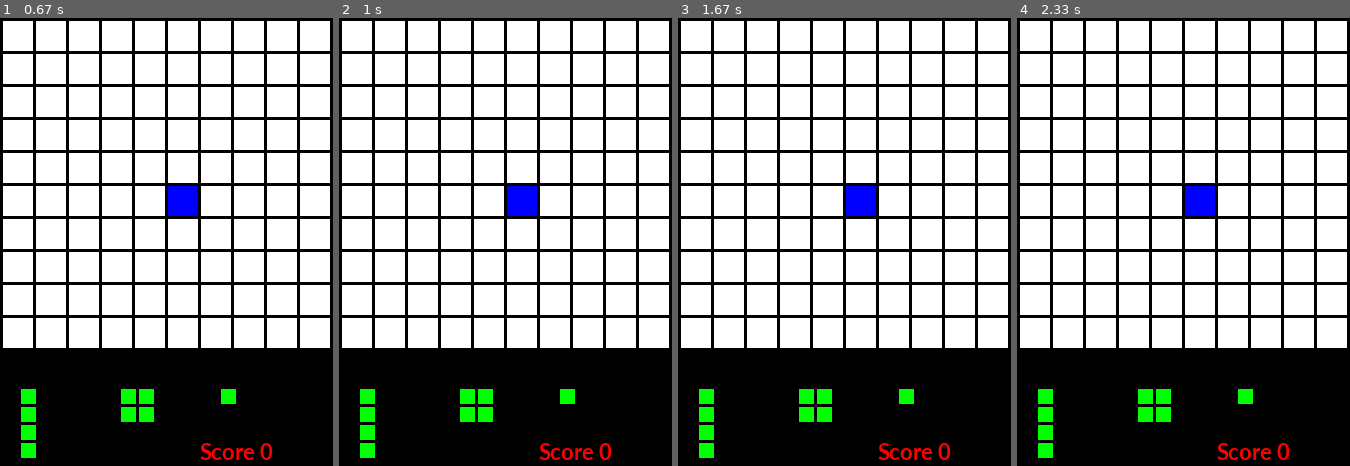
Above: before the commit, frames 1-4 (left to right).
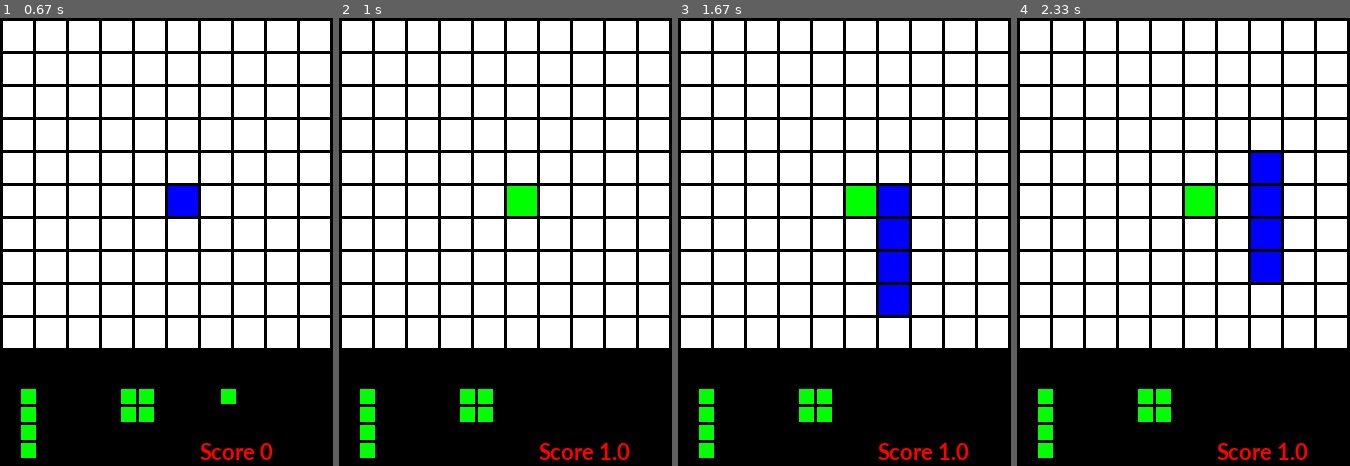
Above: after the commit, the same moments.

Repository: awshaw/1010-rl
Game: pygame game, started from gym_1010/1010_game.py
Same seed, same stepped clock (60 frames per second), same inputs: the game is played once before the commit and once after it.
Inputs:
- Up to frame 1 (0.67 s): tap 3 at 0.33 s
- Up to frame 2 (1 s): tap E at 0.67 s
- Up to frame 3 (1.67 s): tap 1 at 1 s; hold D from 1.33 s (still down)
- Up to frame 4 (2.33 s): release D at 1.8 s; hold W 1.83-2.13 s; hold D from 2.17 s (still down)

Frame 1 is identical in both runs. In frame 2, 1.0% of the frame differs, in the area x 50-88%, y 37-99%; in frame 3, 3.4%; in frame 4, 3.4%.

Commit message:
Beginning of gym env

Diff:
--- a/1010/pieces.py
+++ /dev/null
@@ -1,70 +0,0 @@
-import numpy as np
-
-PIECES = {
-	# Squares
-    's1': np.ones((1, 1)),
-
-    's2': np.ones((2, 2)),
-
-    's3': np.ones((3, 3)),
-
-    # L's
-    'l2': np.array([[1, 0],
-    				[1, 1]]),
-
-    'l3': np.array([[1, 0, 0],
-    				[1, 0, 0],
-    				[1, 1, 1]]),
-
-    # Vertical/horizontal's'
-    'ln2': np.array([[1],
-    				 [1]]),
-
-    'ln3': np.array([[1],
-    				 [1],
-    				 [1]]),
-
-    'ln4': np.array([[1],
-    				 [1],
-    				 [1],
-    				 [1]]),
-
-    'ln5': np.array([[1],
-    				 [1],
-    				 [1],
-    				 [1],
-    				 [1]])
-}
-
-
-def rand_rot(piece):
-    # rotations: [0, 90, 180, 270]
-    times = np.random.randint(0, 4)
-
-    return np.rot90(piece, times).astype(int)
-
-
-def rand_hand():
-    # return a hand of 3 random pieces with random rotations
-    hand = [rand_rot(np.array(PIECES[[_ for _ in PIECES][np.random.randint(0, 9)]], dtype=int)) for _ in range(3)]
-    return hand
-
-
-# def does_it_fit(hand, grid):
-    # Check if at least one of the pieces in your hand at any moment
-    # fit onto the (immutable) game board (grid)
-    #
-    # # Return True if a piece can fit
-    #
-    # for p in hand:
-    #     px = p.shape[0]
-    #     py = p.shape[1]
-    #
-    #     if
-    #
-    #
-    # pass
-
-
-# def hand_massage(hand, p):
-#     pass
--- a/__init__.py
+++ b/__init__.py
@@ -1,6 +1,11 @@
+import math
 from gym.envs.registration import register
 
 register(
     id='TenTen-v0',
     entry_point='gym-1010.envs:TenTenEnv',
+    max_episode_steps=9999999,
+    reward_threshold=9999999,
+    kwargs={'max_steps': math.inf},
+    nondeterministic=True
 )
--- a/1010/1010_game.py
+++ b/gym_1010/1010_game.py
@@ -46,41 +46,37 @@
 
                 if len(locs[1]) > 0:
 
-                    if event.key == pygame.K_LEFT:
+                    if event.key == pygame.K_a:
                         if 1 <= min(locs[1]) <= 9:
-                            # print(_pieces)
                             p_space[locs[0], locs[1]] = 0
                             p_space[locs[0], locs[1] - 1] = 2
                             locs = np.where(p_space == 2)
 
-                    elif event.key == pygame.K_RIGHT:
+                    elif event.key == pygame.K_d:
                         if 0 <= max(locs[1]) < 9:
-                            # print(_pieces)
                             p_space[locs[0], locs[1]] = 0
                             p_space[locs[0], locs[1] + 1] = 2
                             locs = np.where(p_space == 2)
 
-                    elif event.key == pygame.K_UP:
+                    elif event.key == pygame.K_w:
                         if 1 <= min(locs[0]) <= 9:
-                            # print(_pieces)
                             p_space[locs[0], locs[1]] = 0
                             p_space[locs[0]-1, locs[1]] = 2
                             locs = np.where(p_space == 2)
 
-                    elif event.key == pygame.K_DOWN:
+                    elif event.key == pygame.K_s:
                         if 0 <= max(locs[0]) < 9:
-                            # print(_pieces1)
                             p_space[locs[0], locs[1]] = 0
                             p_space[locs[0]+1, locs[1]] = 2
                             locs = np.where(p_space == 2)
 
                     # Return piece to hand, do not place
-                    elif event.key == pygame.K_ESCAPE:
+                    elif event.key == pygame.K_q:
                         p_space[locs[0], locs[1]] = 0
                         _selected = None
 
                     # Place piece
-                    elif event.key == pygame.K_TAB:
+                    elif event.key == pygame.K_e:
                         elem_sum = np.sum([p_space[locs[0], locs[1]], grid[locs[0], locs[1]]], axis=0)
                         # print(elem_sum)
                         illegal_count = np.where(elem_sum >= 3)
@@ -150,7 +146,9 @@
         for l in columns_to_clear[0]:
             grid[:, l] = 0
 
-        #print(_pieces)
+        # print(_pieces)
+        # print(count)
+
         # Check if game can continue
         if len(_pieces) > 0:
             for i in _pieces:
@@ -173,9 +171,11 @@
             count = 999999
 
         if count == 0:
-            font = pygame.font.SysFont('Calibri', 25, True, False)
-            text = font.render("Score {}".format(score), True, RED)
-            screen.blit(text, [200, 420])
+            print(grid)
+            for i in _pieces:
+                print(hand[i])
+            done = True
+
 
         screen.fill(BLACK)
 
@@ -196,7 +196,6 @@
                                   WIDTH,
                                   HEIGHT])
 
-        #TODO: Remove piece from hand display when put in play
         # Draw pieces
         for p in _pieces:
             tmp = hand[p]
--- /dev/null
+++ b/gym_1010/1010_view.py
@@ -0,0 +1,98 @@
+import pygame
+import numpy as np
+
+import pieces
+
+class TenTen:
+
+
+	def __init__(self):
+		# Pygame configs
+		pygame.init()
+		pygame.display.set_caption("1010!")
+
+		self.clock = pygame.time.Clock()
+		self.done = False
+		self.screen = pygame.display.set_mode([333, 460])
+
+		# Visuals
+        self.background = pygame.Surface(self.screen.get_size()).convert()
+        self.background.fill((255, 255, 255))
+
+        self.font = pygame.font.SysFont('Calibri', 25, True, False)
+
+		self.BLACK = (0, 0, 0)
+		self.BLUE = (0, 0, 255)
+		self.GREEN = (0, 255, 0)
+		self.RED = (255, 0, 0)
+		self.WHITE = (255, 255, 255)
+
+		self.HEIGHT = self.WIDTH = 30
+		self.MARGIN = 3
+
+        # Initial config
+        self.count = 0
+        self.hand = pieces.rand_hand()
+        self.grid = np.zeros((10, 10))
+        self.max_steps = 99999
+        self.score = 0
+        self.step_number = 0
+        self.play_grid = np.zeros((10, 10))
+
+        self._pieces = [0, 1, 2]
+        self._selected = None
+
+        # Initial grid
+        self.update_grid()
+
+    def move_piece(self, action, current_piece, play_grid, grid, score):
+
+
+    def place_piece(self, current_piece, play_grid, grid, score):
+    	# Current location of piece
+    	locs = np.where(play_grid == 2)
+
+		elem_sum = np.sum([play_grid[locs[0], locs[1]], grid[locs[0], locs[1]]], axis=0)
+		# print(elem_sum)
+		illegal_count = np.where(elem_sum >= 3)
+		# print(np.shape(illegal_count)[1])
+
+		if np.shape(illegal_count)[1] == 0:
+			play_grid[locs[0], locs[1]] = 0
+			grid[locs[0], locs[1]] = 2
+
+			self._pieces.remove(current_piece)
+
+			# Update score for placed piece
+			score += (np.sum(elem_sum)/2)
+
+			self.update(grid, play_grid, score)
+
+    def quit_game(self):
+        try:
+            self.__game_over = True
+            pygame.display.quit()
+            pygame.quit()
+       	except:
+       		pass
+
+
+	def update(self, grid, play_grid, score):
+        for row in range(10):
+        	for column in range(10):
+            	color = WHITE
+	            if grid[row][column] == 1:
+	                color = GREEN
+	            if grid[row][column] >= 2:
+	                color = GREEN
+	            if play_grid[row][column] == 2:
+	                color = BLUE
+	            pygame.draw.rect(screen,
+	                             color,
+	                             [(self.MARGIN + self.WIDTH) * column + self.MARGIN,
+	                              (self.MARGIN + self.HEIGHT) * row + self.MARGIN,
+	                              self.WIDTH,
+	                              self.HEIGHT])
+
+        text = self.font.render("Score {}".format(score), True, RED)
+        self.screen.blit(text, [200, 420])
--- /dev/null
+++ b/gym_1010/import pygame.py
@@ -0,0 +1,97 @@
+import pygame
+import numpy as np
+
+import pieces
+
+class TenTen:
+
+
+	def __init__(self):
+		# Pygame configs
+		pygame.init()
+		pygame.display.set_caption("1010!")
+
+		self.clock = pygame.time.Clock()
+		self.done = False
+		self.screen = pygame.display.set_mode([333, 460])
+
+		# Visuals
+        self.background = pygame.Surface(self.screen.get_size()).convert()
+        self.background.fill((255, 255, 255))
+
+        self.font = pygame.font.SysFont('Calibri', 25, True, False)
+
+		self.BLACK = (0, 0, 0)
+		self.BLUE = (0, 0, 255)
+		self.GREEN = (0, 255, 0)
+		self.RED = (255, 0, 0)
+		self.WHITE = (255, 255, 255)
+
+		self.HEIGHT = self.WIDTH = 30
+		self.MARGIN = 3
+
+        # Initial config
+        self.count = 0
+        self.hand = pieces.rand_hand()
+        self.grid = np.zeros((10, 10))
+        self.max_steps = 99999
+        self.score = 0
+        self.step_number = 0
+        self.play_grid = np.zeros((10, 10))
+
+        self._pieces = [0, 1, 2]
+        self._selected = None
+
+        # Initial grid
+        self.update_grid()
+
+    def
+
+
+    def place_piece(self, current_piece, play_grid, grid, score):
+    	# Current location of piece
+    	locs = np.where(play_grid == 2)
+
+		elem_sum = np.sum([play_grid[locs[0], locs[1]], grid[locs[0], locs[1]]], axis=0)
+		# print(elem_sum)
+		illegal_count = np.where(elem_sum >= 3)
+		# print(np.shape(illegal_count)[1])
+
+		if np.shape(illegal_count)[1] == 0:
+			play_grid[locs[0], locs[1]] = 0
+			grid[locs[0], locs[1]] = 2
+
+			self._pieces.remove(current_piece)
+
+			# Update score for placed piece
+			score += (np.sum(elem_sum)/2)
+
+
+    def quit_game(self):
+        try:
+            self.__game_over = True
+            pygame.display.quit()
+            pygame.quit()
+       	except:
+       		pass
+
+
+	def update(self, grid, play_grid):
+        for row in range(10):
+        	for column in range(10):
+            	color = WHITE
+	            if grid[row][column] == 1:
+	                color = GREEN
+	            if grid[row][column] >= 2:
+	                color = GREEN
+	            if play_grid[row][column] == 2:
+	                color = BLUE
+	            pygame.draw.rect(screen,
+	                             color,
+	                             [(self.MARGIN + self.WIDTH) * column + self.MARGIN,
+	                              (self.MARGIN + self.HEIGHT) * row + self.MARGIN,
+	                              self.WIDTH,
+	                              self.HEIGHT])
+
+        text = self.font.render("Score {}".format(score), True, RED)
+        self.screen.blit(text, [200, 420])
--- /dev/null
+++ b/gym_1010/pieces.py
@@ -0,0 +1,94 @@
+import numpy as np
+
+PIECES = {
+	# Squares
+    's1': np.ones((1, 1)),
+
+    's2': np.ones((2, 2)),
+
+    's3': np.ones((3, 3)),
+
+    # L's
+    'l2': np.array([[1, 0],
+    				[1, 1]]),
+
+    'l3': np.array([[1, 0, 0],
+    				[1, 0, 0],
+    				[1, 1, 1]]),
+
+    # Vertical/horizontal's'
+    'ln2': np.array([[1],
+    				 [1]]),
+
+    'ln3': np.array([[1],
+    				 [1],
+    				 [1]]),
+
+    'ln4': np.array([[1],
+    				 [1],
+    				 [1],
+    				 [1]]),
+
+    'ln5': np.array([[1],
+    				 [1],
+    				 [1],
+    				 [1],
+    				 [1]])
+}
+
+
+def rand_rot(piece):
+    # rotations: [0, 90, 180, 270]
+    times = np.random.randint(0, 4)
+
+    return np.rot90(piece, times).astype(int)
+
+
+def rand_hand():
+    # return a hand of 3 random pieces with random rotations
+    hand = [rand_rot(np.array(PIECES[[_ for _ in PIECES][np.random.randint(0, 9)]], dtype=int)) for _ in range(3)]
+    return hand
+
+def get_keys_to_action(self) -> dict:
+        """Return the dictionary of keyboard keys to actions."""
+        # Map of actions to ASCI value
+        p_1 = ord('1')
+        p_2 = ord('2')
+        p_3 = ord('3')
+        up = ord('w')
+        left = ord('a')
+        down = ord('s')
+        right = ord('d')
+        swap = ord('q')
+        place = ord('e')
+        # A mapping of pressed key combinations to discrete actions
+        keys_to_action = {
+            (): 0,
+
+            (left, ): 1,
+
+            (right, ): 2,
+
+            (down, ): 3,
+
+            (swap, ): 4,
+
+            (place, ): 5,
+
+            tuple(sorted((up, swap, ))): 6,
+            tuple(sorted((up, place, ))): 7,
+
+            tuple(sorted((left, swap, ))): 8,
+            tuple(sorted((left, place, ))): 9,
+
+            tuple(sorted((down, swap, ))): 10,
+            tuple(sorted((down, place, ))): 11,
+
+            tuple(sorted((right, swap, ))): 12,
+            tuple(sorted((right, place, ))): 13,
+
+            tuple(sorted((left, swap, ))): 14,
+            tuple(sorted((left, place, ))): 15
+        }
+
+        return keys_to_action
Not shown, changed: .gitignore
